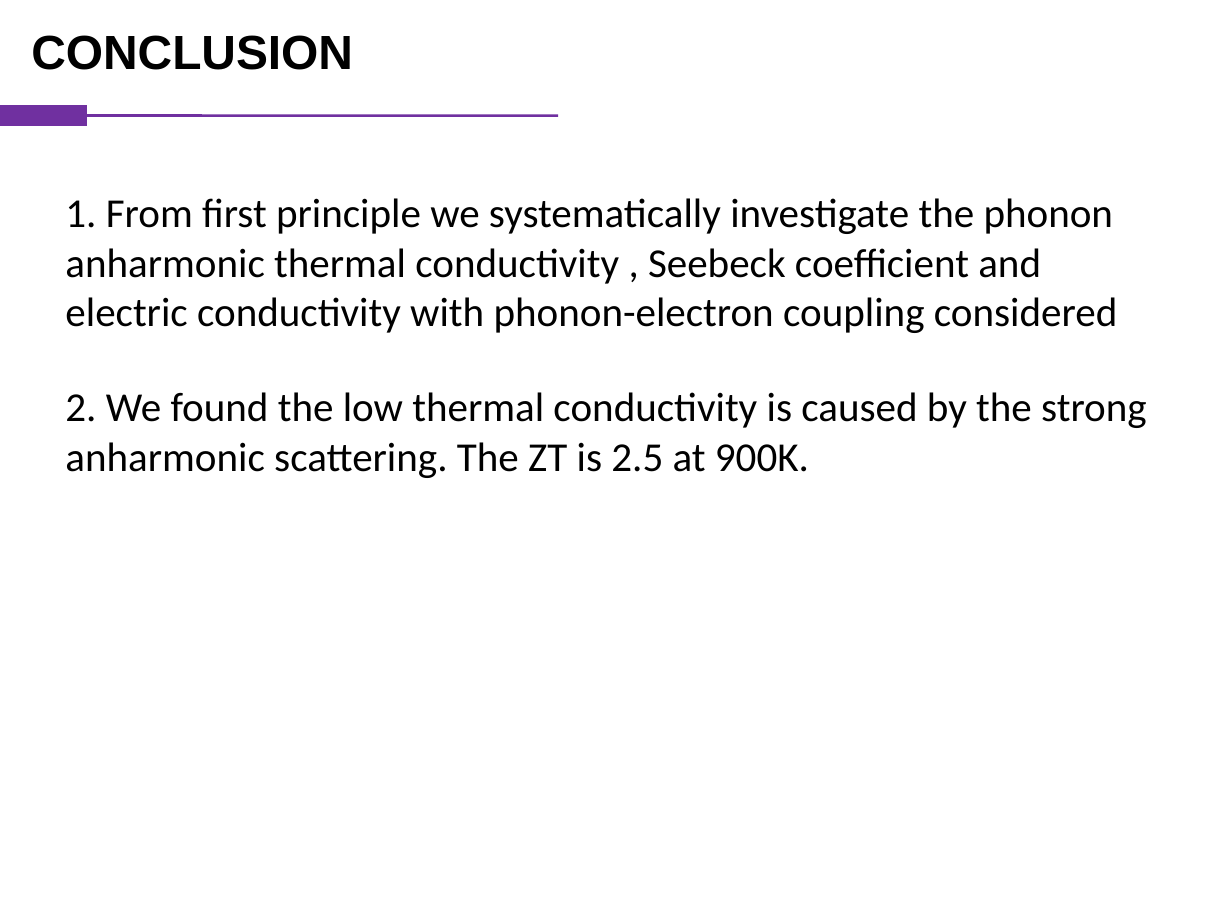
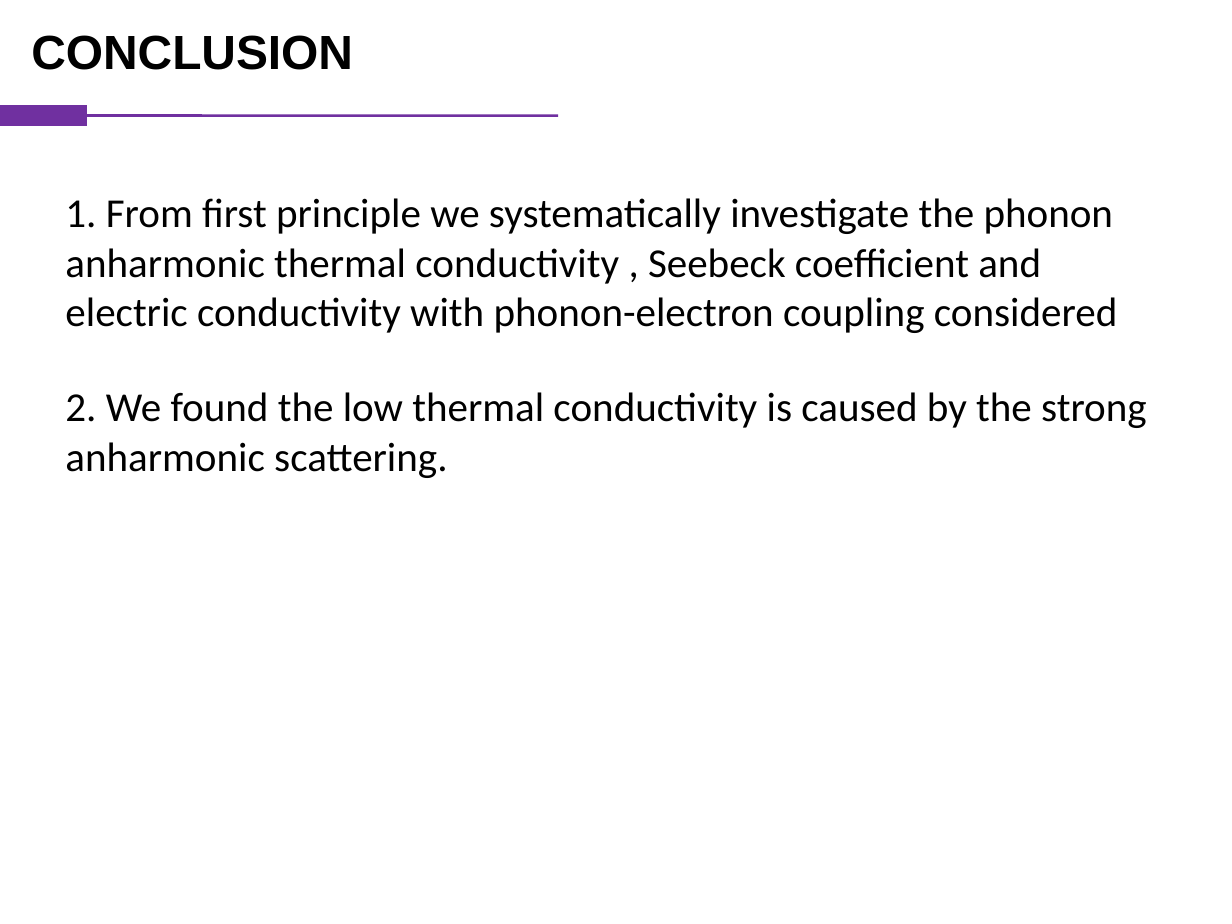
Before and after one commit to vanceeasleaf/paper_bi4i4, a slide deck: slide 21 of bi4i4.pptx (slide 13 before the commit). Drawn at 1232x924 pixels with LibreOffice and Linux fonts; fonts in the diff are those of the drawing. Boxes give left, top, right and bottom in pixels: in the first picture for what was removed or moved away, otherwise in the second. Text is boxed around its words. In the diff, an @@ line names an element or a change of style, - is before the commit and + after.

```diff
--- a/bi4i4.pptx
+++ b/bi4i4.pptx
@@ text at [65, 392, 1146, 478]: text changed @@
-2. We found the low thermal conductivity is caused by the strong anharmonic scattering. The ZT is 2.5 at 900K.
+2. We found the low thermal conductivity is caused by the strong anharmonic scattering.
```
Also in this commit, not shown: 3 other slides changed, 8 slides added.
